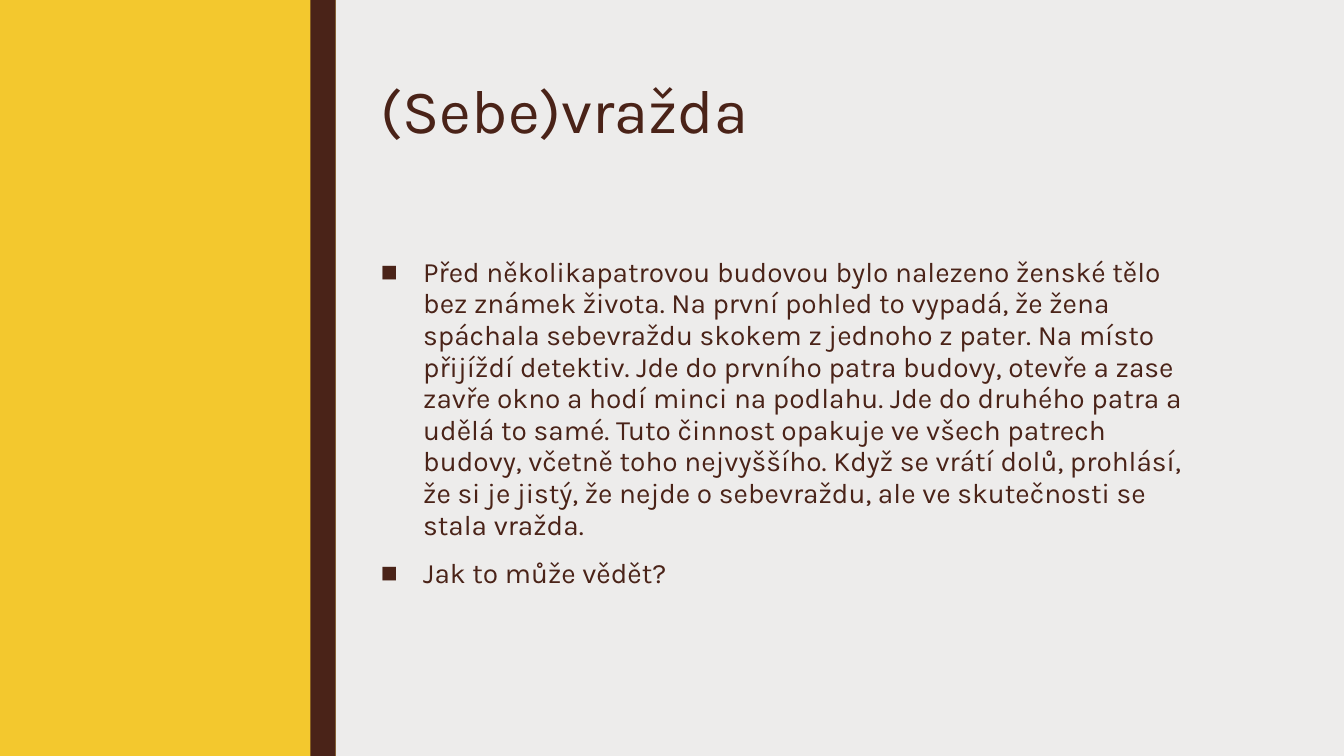
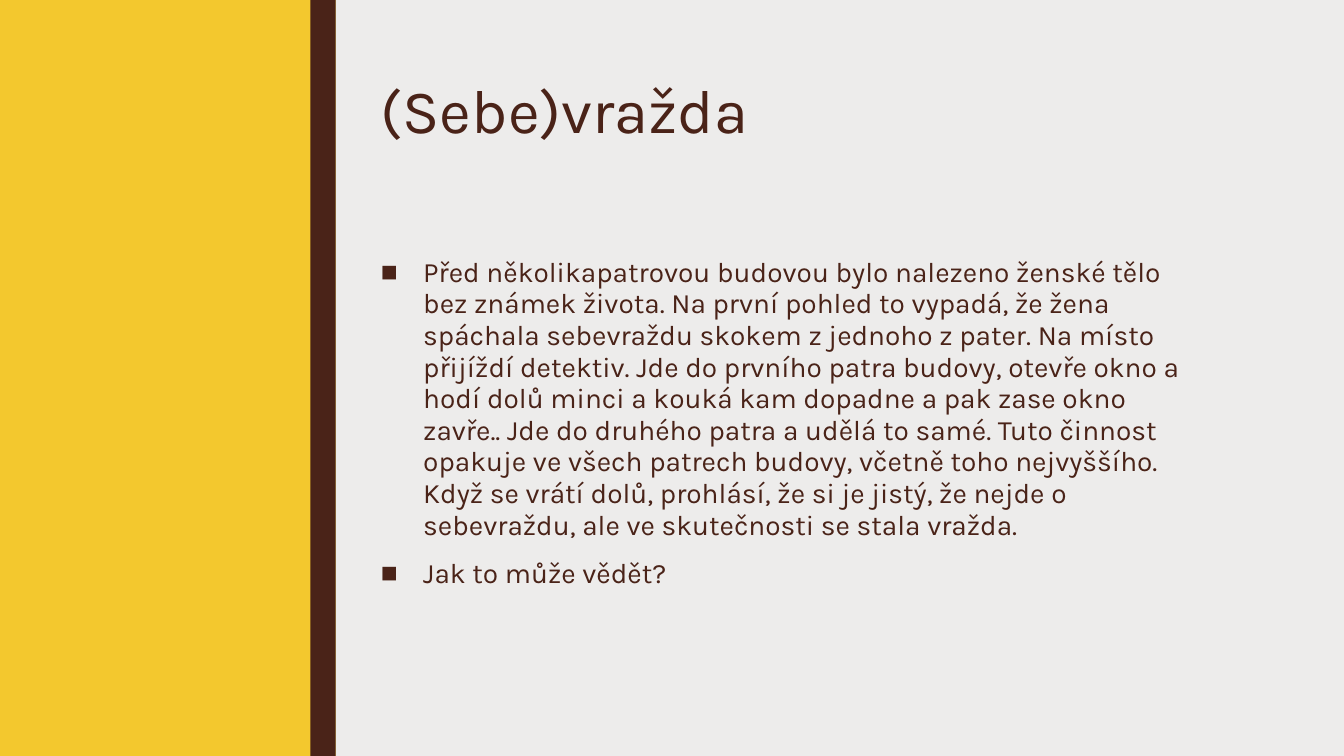
Before and after one commit to dawissl/hradebni, a slide deck: slide 3 of Prezentace/2. ročník/Logické úlohy.pptx. Drawn at 1344x756 pixels with LibreOffice and Linux fonts; fonts in the diff are those of the drawing. Boxes give left, top, right and bottom in pixels: in the first picture for what was removed or moved away, otherwise in the second. Text is boxed around its words. In the diff, an @@ line names an element or a change of style, - is before the commit and + after.

```diff
--- a/Prezentace/2. ročník/Logické úlohy.pptx
+++ b/Prezentace/2. ročník/Logické úlohy.pptx
@@ text at box(423, 260, 1179, 538): text changed @@
-■ Před několikapatrovou budovou bylo nalezeno ženské tělo bez známek života. Na první pohled to vypadá, že žena spáchala sebevraždu skokem z jednoho z pater. Na místo přijíždí detektiv. Jde do prvního patra budovy, otevře a zase zavře okno a hodí minci na podlahu. Jde do druhého patra a udělá to samé. Tuto činnost opakuje ve všech patrech budovy, včetně toho nejvyššího. Když se vrátí dolů, prohlásí, že si je jistý, že nejde o sebevraždu, ale ve skutečnosti se stala vražda.
+■ Před několikapatrovou budovou bylo nalezeno ženské tělo bez známek života. Na první pohled to vypadá, že žena spáchala sebevraždu skokem z jednoho z pater. Na místo přijíždí detektiv. Jde do prvního patra budovy, otevře okno a hodí dolů minci a kouká kam dopadne a pak zase okno zavře.. Jde do druhého patra a udělá to samé. Tuto činnost opakuje ve všech patrech budovy, včetně toho nejvyššího. Když se vrátí dolů, prohlásí, že si je jistý, že nejde o sebevraždu, ale ve skutečnosti se stala vražda.
```
Also in this commit, not shown: 3 other files.
